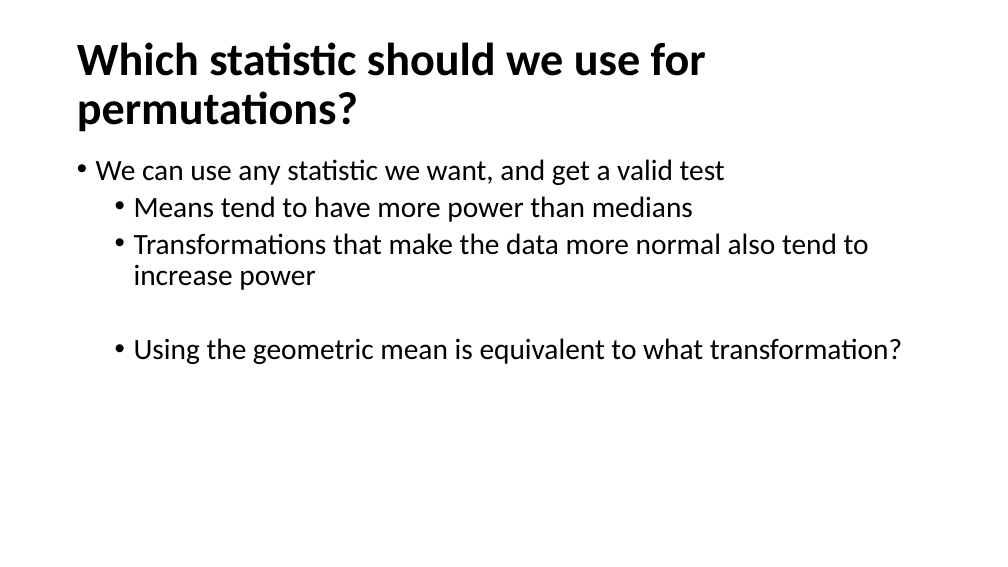
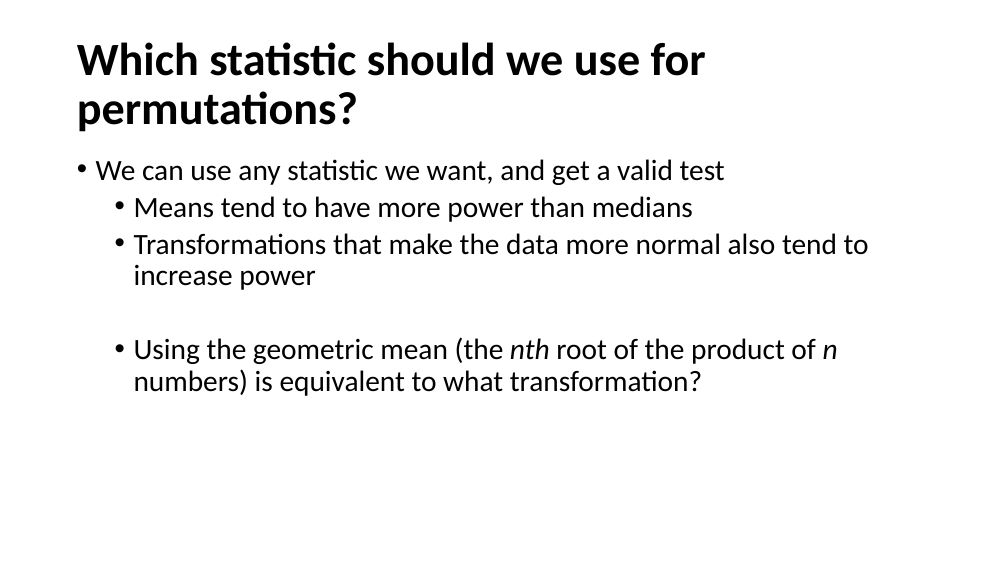
Before and after one commit to VTQuantMethodsEEB/klangwig, a slide deck: slide 16 of lectures/week_5_tests/le_5_tests.pptx. Drawn at 1008x567 pixels with LibreOffice and Linux fonts; fonts in the diff are those of the drawing. Boxes give left, top, right and bottom in pixels: in the first picture for what was removed or moved away, otherwise in the second. Text is boxed around its words. In the diff, an @@ line names an element or a change of style, - is before the commit and + after.

```diff
--- a/lectures/week_5_tests/le_5_tests.pptx
+++ b/lectures/week_5_tests/le_5_tests.pptx
@@ text at <box>134,337,838,396</box>: text changed @@
-  • Using the geometric mean is equivalent to what transformation?
+  • Using the geometric mean (the nth root of the product of n numbers) is equivalent to what transformation?
```
Also in this commit, not shown: 3 other slides changed, 7 other files.
